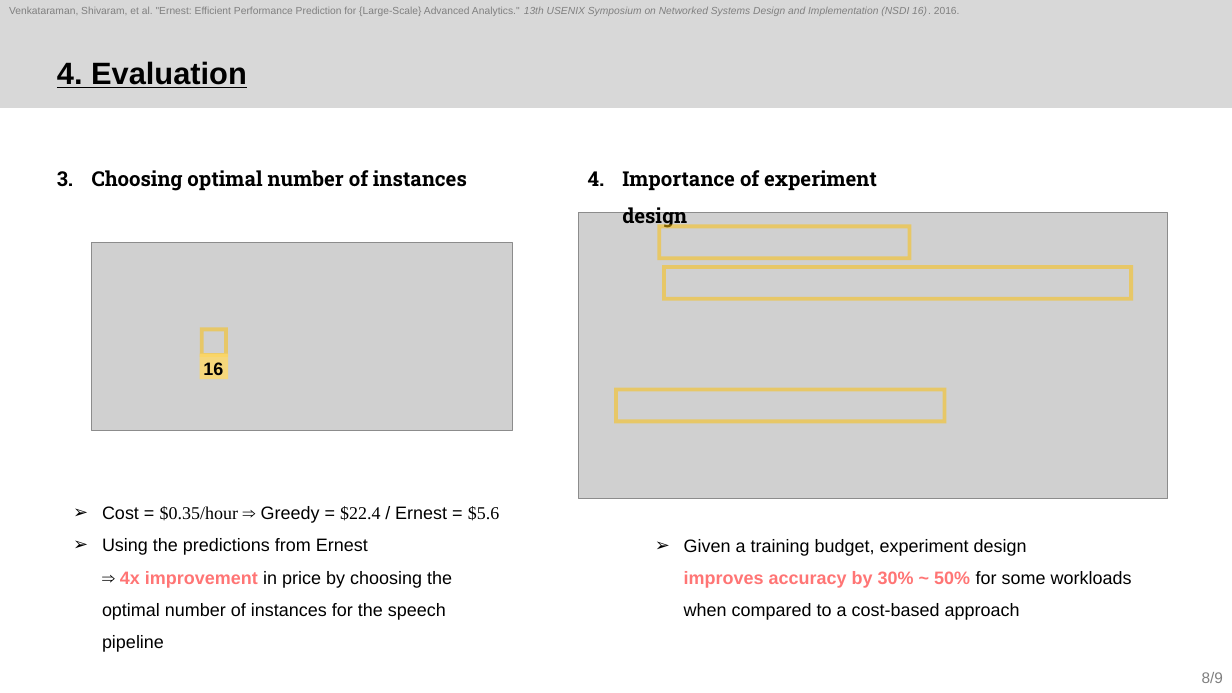
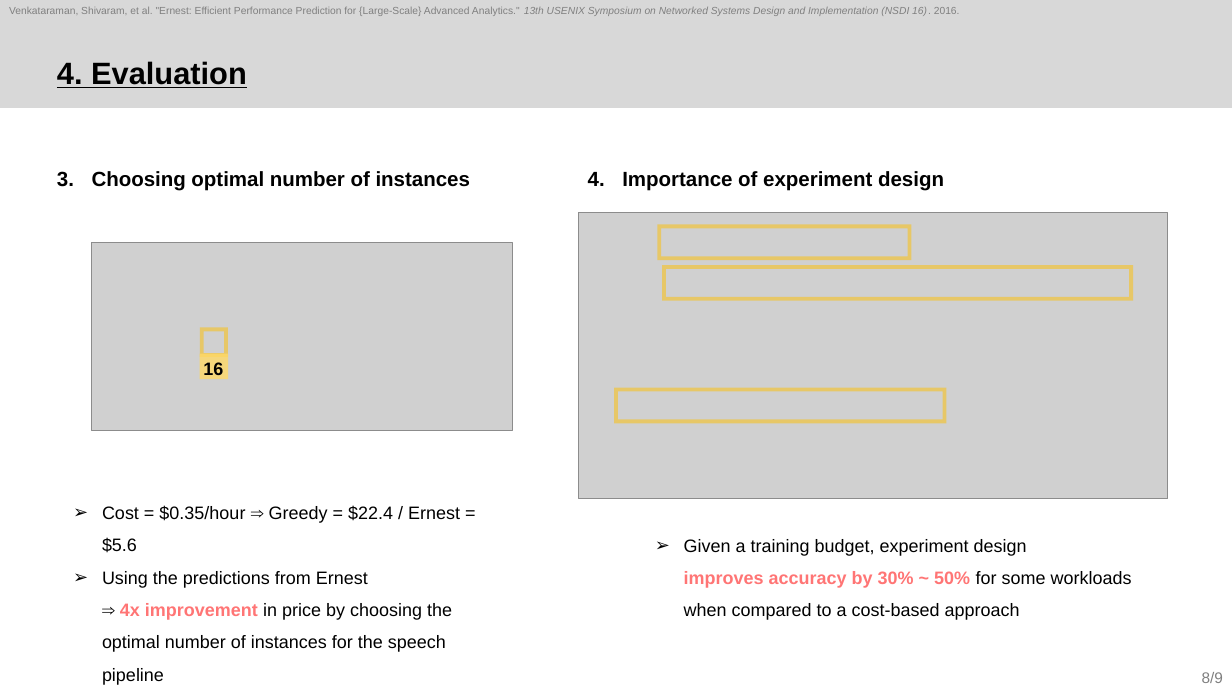
Before and after one commit to sohee98/2022-2nd-Course, a slide deck: slide 8 of Cloud Computing/Paper review/3. Ernest/22.11.22_Ernest_SoheeKim.pptx. Drawn at 1232x693 pixels with LibreOffice and Linux fonts; fonts in the diff are those of the drawing; grey boxes stand for pictures. Boxes give left, top, right and bottom in pixels: in the first picture for what was removed or moved away, otherwise in the second. Text is boxed around its words. In the diff, an @@ line names an element or a change of style, - is before the commit and + after.

```diff
--- a/Cloud Computing/Paper review/3. Ernest/22.11.22_Ernest_SoheeKim.pptx
+++ b/Cloud Computing/Paper review/3. Ernest/22.11.22_Ernest_SoheeKim.pptx
@@ text "Choosing optimal number of instances" at [92,171,470,191]: font Roboto Slab to Arial @@
@@ text "Importance of experiment design" at [622,171,944,191]: font Roboto Slab to Arial @@
@@ text at [102,505,460,552]: font Times New Roman to Arial in "$0.35/hour $22.4 $5.6" @@
```
Also in this commit, not shown: 7 other slides changed, 2 other files.
